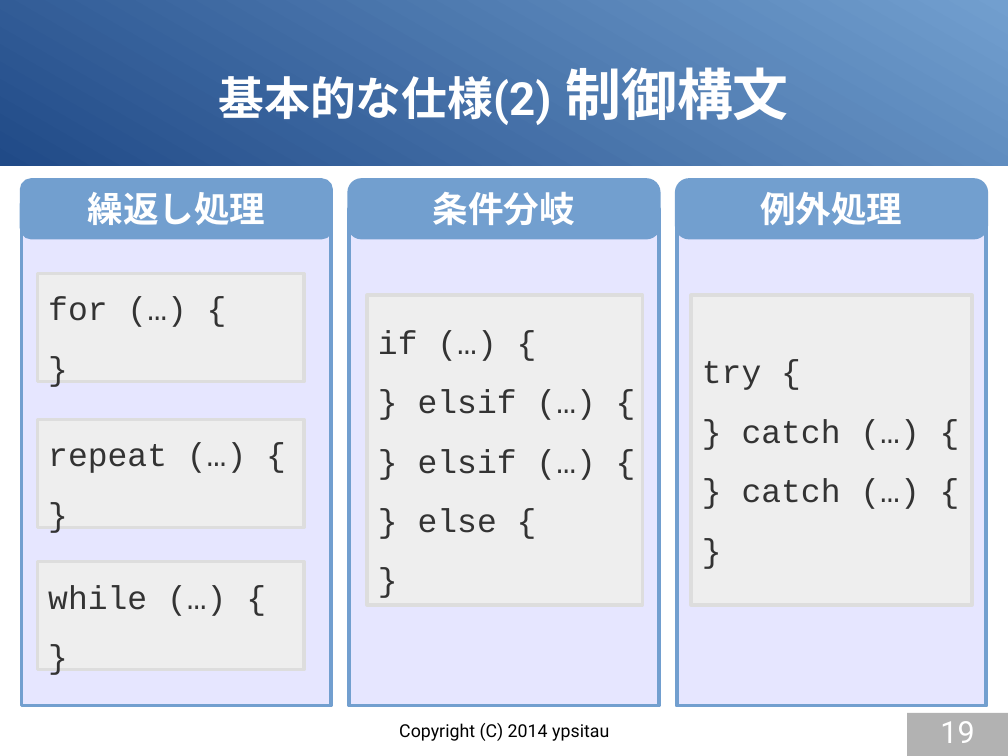
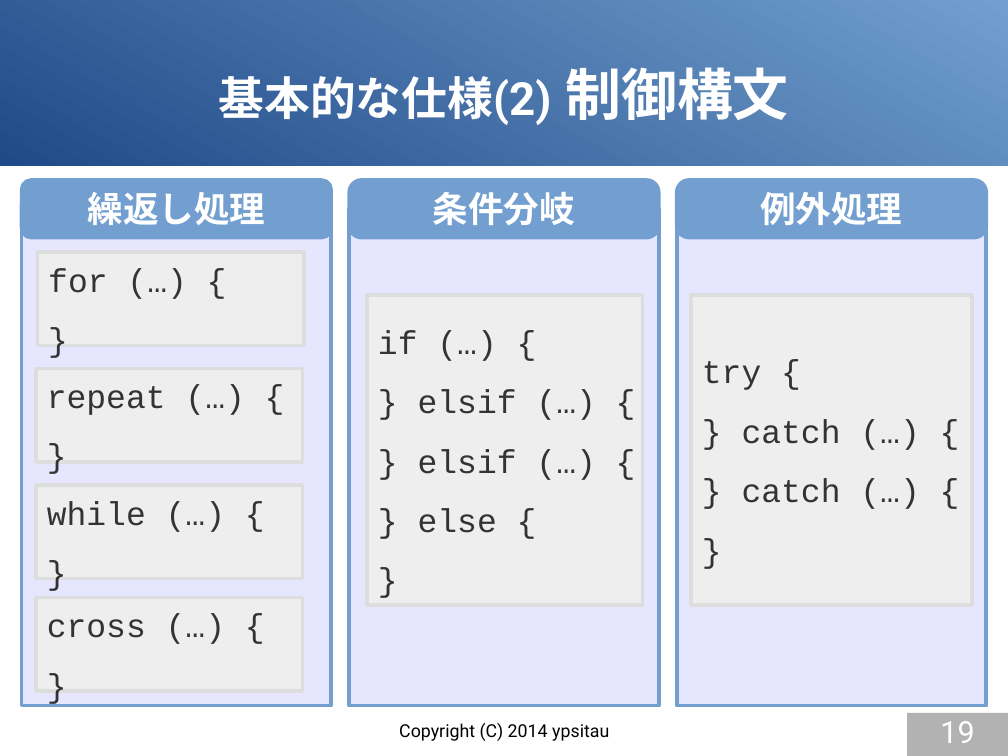
Before and after one commit to gura-lang/gura-doc, a slide deck: slide 19 of presentation/gura-introduction.odp. Drawn at 1008x756 pixels with LibreOffice and Linux fonts; fonts in the diff are those of the drawing. Boxes give left, top, right and bottom in pixels: in the first picture for what was removed or moved away, otherwise in the second. Text is boxed around its words. In the diff, an @@ line names an element or a change of style, - is before the commit and + after.

```diff
--- a/presentation/gura-introduction.odp
+++ b/presentation/gura-introduction.odp
@@ rectangle "for (…) {": place and size @@
-rectangle "for (…) {" at (38,273,304,381)
+rectangle "for (…) {" at (38,252,304,346)
@@ rectangle "repeat (…) {": place and size @@
-rectangle "repeat (…) {" at (38,420,304,528)
+rectangle "repeat (…) {" at (36,369,302,462)
@@ rectangle "while (…) {": place and size @@
-rectangle "while (…) {" at (38,562,304,670)
+rectangle "while (…) {" at (36,485,302,578)
@@ rectangle added at (36,598,302,692), fill #EEEEEE, outline #DDDDDD 2.83 pt, 26 pt, text #333333 @@
+cross (…) {
+}
```
Also in this commit, not shown: 8 other slides changed.
